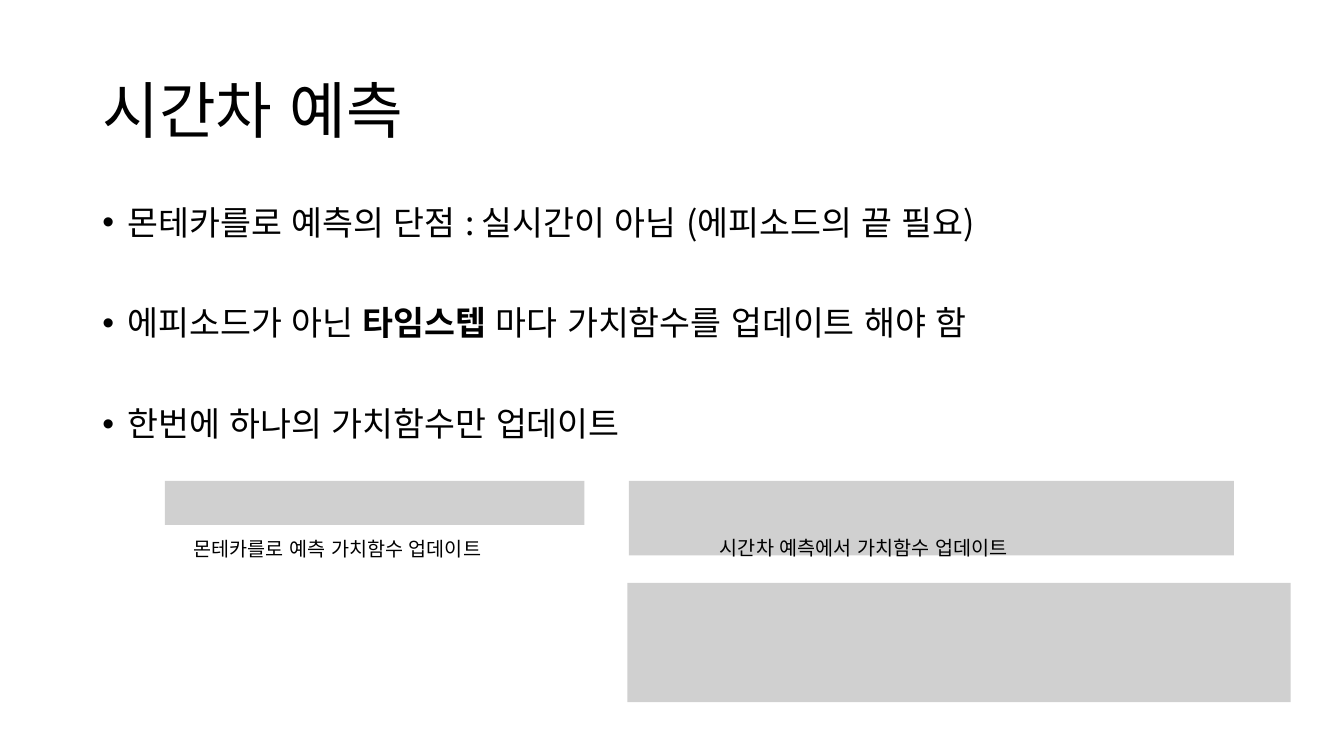
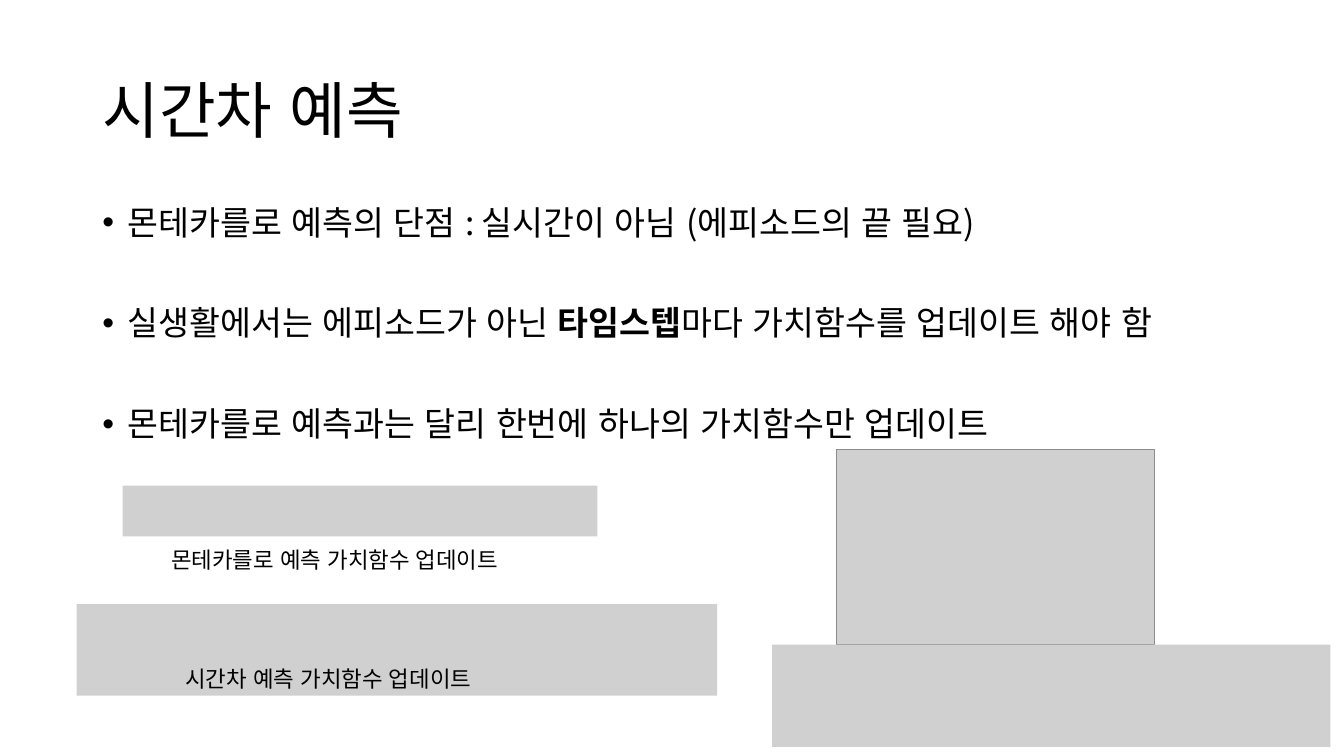
Before and after one commit to spark-1/reinforcement-learning, a slide deck: slide 12 of 강화학습 발표.pptx. Drawn at 1344x756 pixels with LibreOffice and Linux fonts; fonts in the diff are those of the drawing; grey boxes stand for pictures. Boxes give left, top, right and bottom in pixels: in the first picture for what was removed or moved away, otherwise in the second. Text is boxed around its words. In the diff, an @@ line names an element or a change of style, - is before the commit and + after.

```diff
--- a/강화학습 발표.pptx
+++ b/강화학습 발표.pptx
@@ text at (128, 307, 1152, 439): text changed @@
-• 에피소드가 아닌 타임스텝 마다 가치함수를 업데이트 해야 함
-• 한번에 하나의 가치함수만 업데이트
+• 실생활에서는 에피소드가 아닌 타임스텝마다 가치함수를 업데이트 해야 함
+• 몬테카를로 예측과는 달리 한번에 하나의 가치함수만 업데이트
@@ picture added at (837, 450, 1154, 645) @@
@@ picture: place and size @@
-picture at (164, 481, 584, 525)
+picture at (123, 486, 598, 536)
@@ picture removed at (629, 481, 1234, 556) @@
@@ text "몬테카를로 예측 가치함수 업데이트": place and size @@
-text "몬테카를로 예측 가치함수 업데이트" at (194, 539, 481, 558)
+text "몬테카를로 예측 가치함수 업데이트" at (171, 549, 498, 570)
@@ text "몬테카를로 예측 가치함수 업데이트" at (171, 549, 498, 570): size 14 to 16 pt @@
@@ picture added at (77, 604, 718, 696) @@
@@ picture: place and size @@
-picture at (627, 583, 1291, 702)
+picture at (772, 645, 1331, 748)
@@ text at (185, 668, 471, 689): text changed; size 14 to 16 pt @@
-시간차 예측에서 가치함수 업데이트
+시간차 예측 가치함수 업데이트
```
Also in this commit, not shown: 3 other slides changed.
